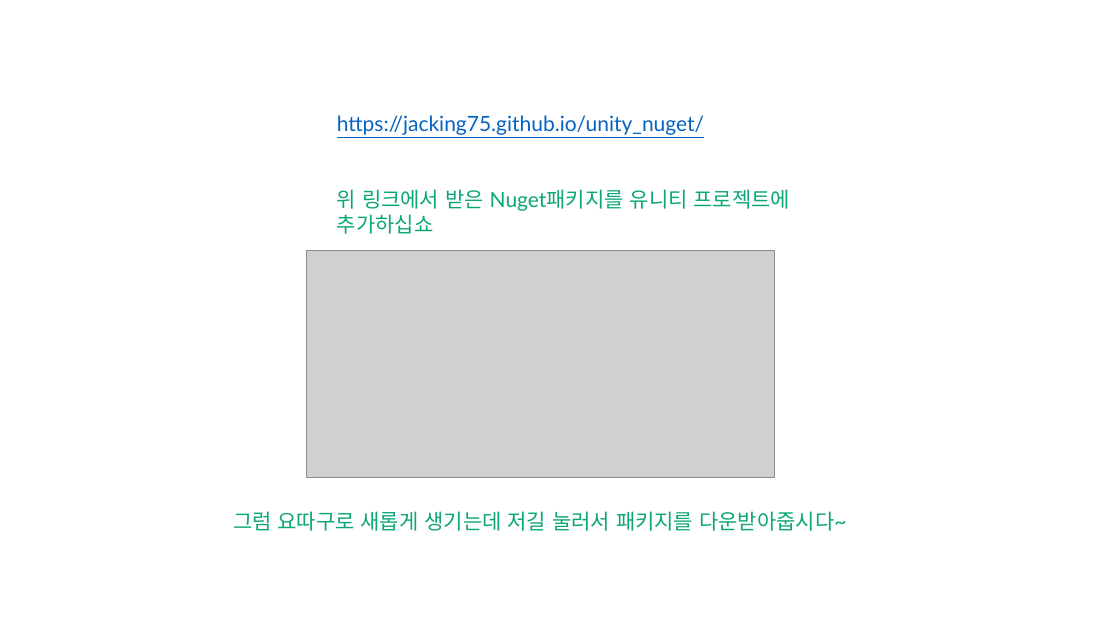
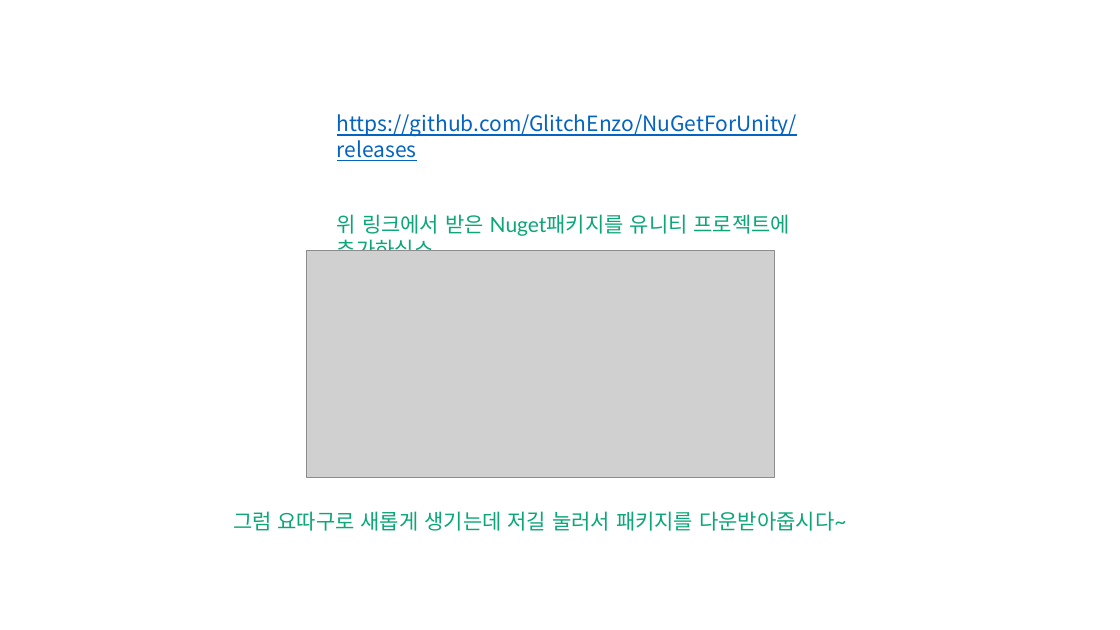
Before and after one commit to 7na7na7/UnityScripts, a slide deck: slide 3 of 구글스프레드시트유니티연동(값받아오기)/정리.pptx. Drawn at 1120x630 pixels with LibreOffice and Linux fonts; fonts in the diff are those of the drawing; grey boxes stand for pictures. Boxes give left, top, right and bottom in pixels: in the first picture for what was removed or moved away, otherwise in the second. Text is boxed around its words. In the diff, an @@ line names an element or a change of style, - is before the commit and + after.

```diff
--- a/구글스프레드시트유니티연동(값받아오기)/정리.pptx
+++ b/구글스프레드시트유니티연동(값받아오기)/정리.pptx
@@ text at box(337, 114, 797, 161): text changed; font Lato to Noto Sans CJK KR @@
-https://jacking75.github.io/unity_nuget/
+https://github.com/GlitchEnzo/NuGetForUnity/releases
```
Also in this commit, not shown: 1 other file.
